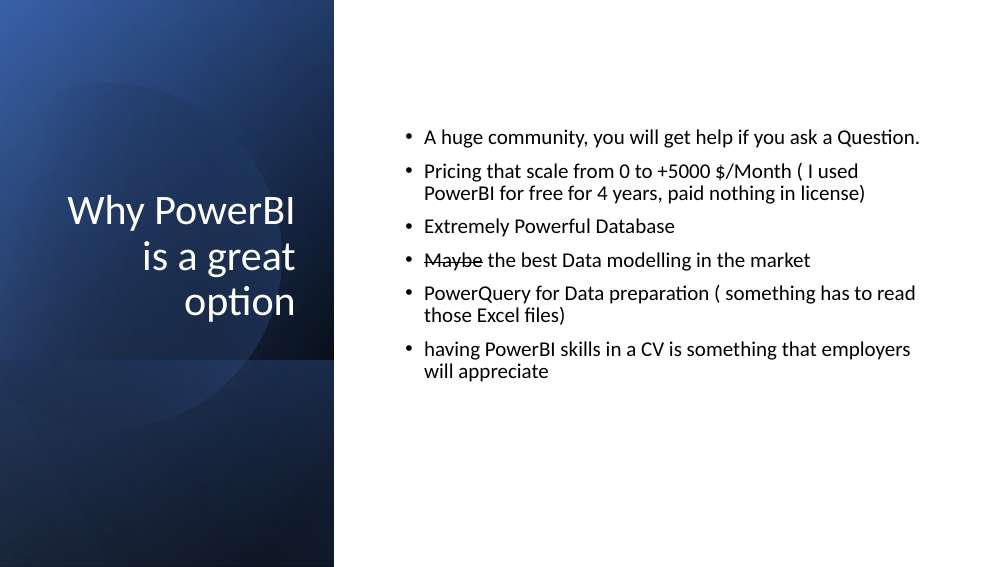
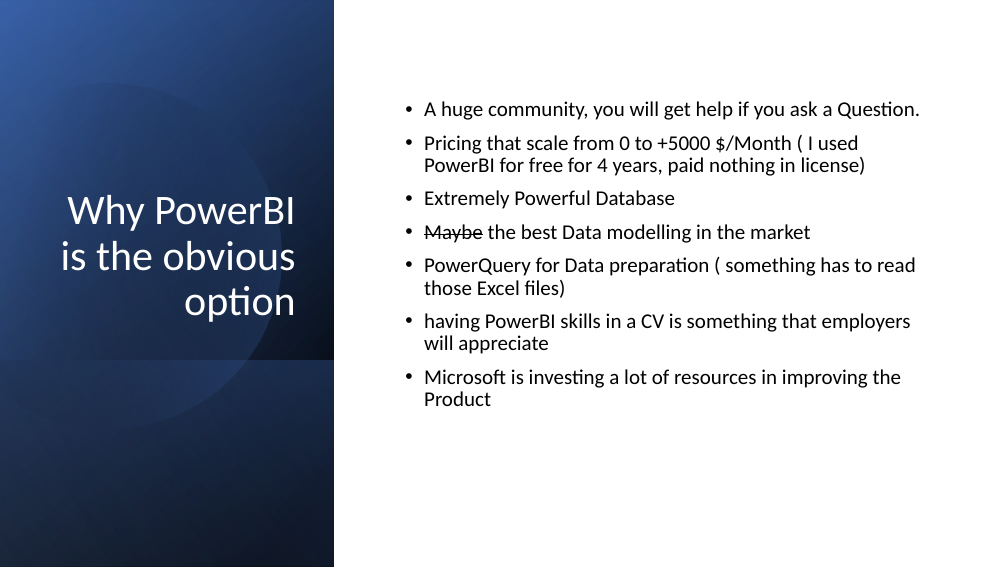
Before and after one commit to djouallah/projectcontrolpresentation, a slide deck: slide 6 of PowerBI as an integration tool in Project Controls.pptx (slide 5 before the commit). Drawn at 1008x567 pixels with LibreOffice and Linux fonts; fonts in the diff are those of the drawing. Boxes give left, top, right and bottom in pixels: in the first picture for what was removed or moved away, otherwise in the second. Text is boxed around its words. In the diff, an @@ line names an element or a change of style, - is before the commit and + after.

```diff
--- a/PowerBI as an integration tool in Project Controls.pptx
+++ b/PowerBI as an integration tool in Project Controls.pptx
@@ title at box(61, 195, 296, 322): text changed @@
-Why PowerBI is a great option
+Why PowerBI is the obvious option
@@ text at box(424, 369, 902, 406): paragraph added @@
+• Microsoft is investing a lot of resources in improving the Product
```
Also in this commit, not shown: 3 other slides changed, 1 slide added.
